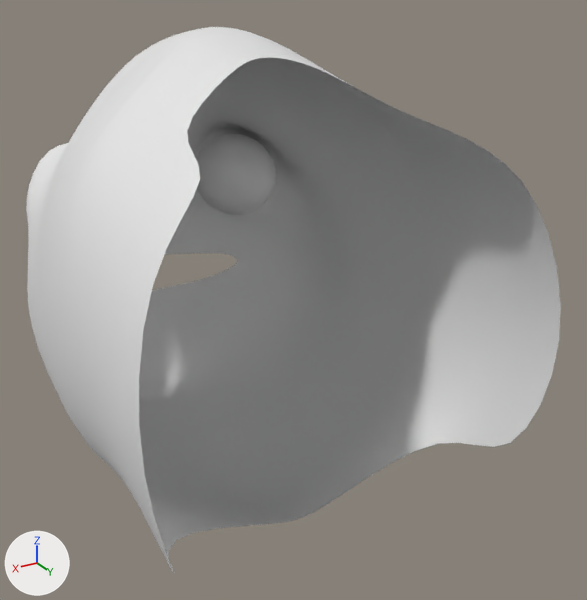
Before and after pictures for a commit that changed the Blender file character_modeling_tutorial.blend.
One viewpoint serves both versions: a 50 mm camera at (4.83, 12.82, 5.12) aimed at (-0.7, 3.6, 0.5). Arrows for +X, +Y and +Z are at lower left; the lights stay in place.

Before the edit, the objects in view are built like this:
```python
me_plane = bpy.data.meshes.new('Plane')
me_plane.from_pydata(...)  # 100 vertices, 80 faces; spans x 0.0..2.92, y -2.88..4.24, z -6.76..0.68
me_plane.polygons.foreach_set('use_smooth', [True] * 80)
# before: 88 (0.0, -2.11, -5.02), 89 (0.44, -2.03, -5.03), 90 (0.54, 3.9, -4.33), 91 (0.0, 3.99, -3.98), 92 (2.51, 2.61, -4.97)
# before: 93 (2.92, 0.67, -5.43), 94 (2.33, -1.2, -5.22), 95 (1.53, 3.27, -4.7), 96 (2.92, 0.62, -6.76), 97 (2.51, 2.56, -6.31)
# before: 98 (2.33, -1.25, -6.55), 99 (1.53, 3.22, -6.03)
me_sphere_001 = bpy.data.meshes.new('Sphere.001')
me_sphere_001.from_pydata(...)  # a UV sphere (8 segments, 8 rings, poles along y) spanning x -1.0..1.0, y -1.0..1.0, z -1.0..1.0
me_sphere_001.polygons.foreach_set('use_smooth', [True] * 64)
ob_plane = bpy.data.objects.new('Plane', me_plane)
ob_plane.location = (0.0, 0.0, 0.0)
ob_plane.rotation_euler = (1.571, 0.0, 0.0)  # degrees (90, 0, 0)
_m = ob_plane.modifiers.new('Mirror', 'MIRROR')
_m.use_clip = True
_m = ob_plane.modifiers.new('Subsurf', 'SUBSURF')
_m.levels = 2
_m.render_levels = 4
ob_sphere_001 = bpy.data.objects.new('Sphere.001', me_sphere_001)
ob_sphere_001.location = (-1.37, 0.52, 1.58)
ob_sphere_001.scale = (0.781, 0.781, 0.781)
_m = ob_sphere_001.modifiers.new('Subsurf', 'SUBSURF')
```
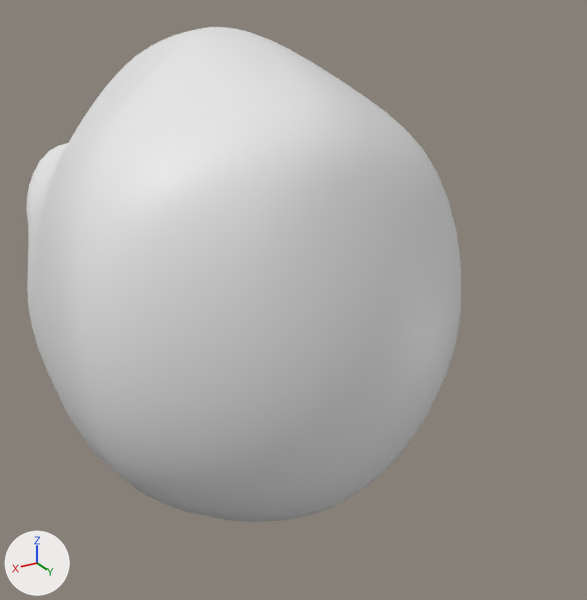
What differs and where, as boxes [x1, y1, x2, y2] in the pictures (587 x 600 px):
'Plane', reshaped (19% narrower, 9% shorter): before [26, 27, 561, 573]; after [26, 27, 461, 522]
part 1 of me_plane, built on: before [111, 108, 561, 573]; after [134, 62, 461, 522]
'Sphere.001', unchanged, covered by the edit: before [196, 134, 276, 215]

Diff of the bpy script that builds the scene:
```diff
--- a/character_modeling_tutorial.blend.py
+++ b/character_modeling_tutorial.blend.py
@@ me_plane @@
 me_plane.from_pydata(...)  # 100 vertices, 80 faces; spans x 0.0..2.92, y -2.88..4.24, z -6.76..0.68
 # used by ob_plane; location = (0.0, 0.0, 0.0); rotation_euler = (1.571, 0.0, 0.0), in degrees (90, 0, 0)
 # verts and faces of me_plane; kept vertices keep their numbers, new ones are numbered from 100
+# me_plane part 1
+delete_vertices([*range(96, 100)])  # with the faces that use them
+verts[100] = (0.0, 0.62, -6.76)
+verts[101] = (0.0, 2.56, -6.31)
+verts[102] = (0.0, -1.25, -6.55)
+verts[103] = (0.0, 3.22, -6.03)
+faces += [(92, 101, 100, 93), (93, 100, 102, 94), (92, 95, 103, 101), (88, 89, 94, 102), (90, 103, 95), (90, 91, 103)]
```
